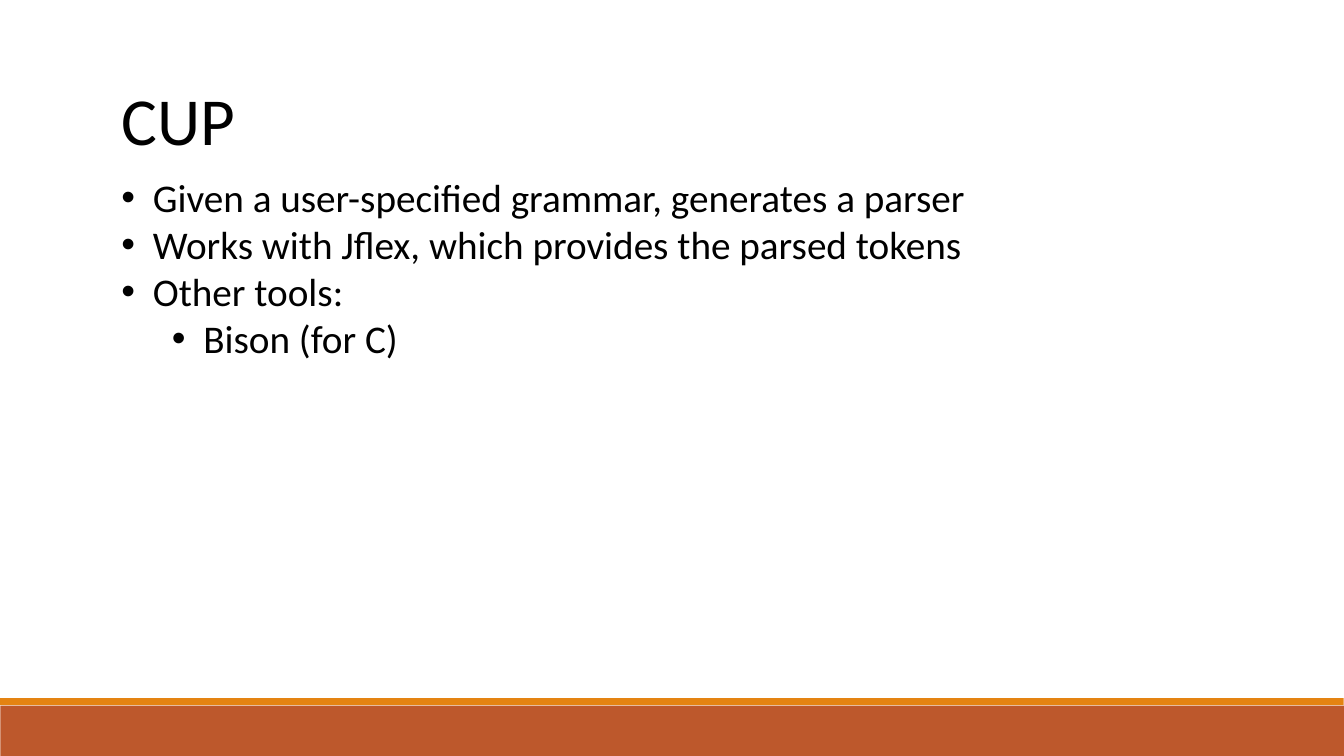
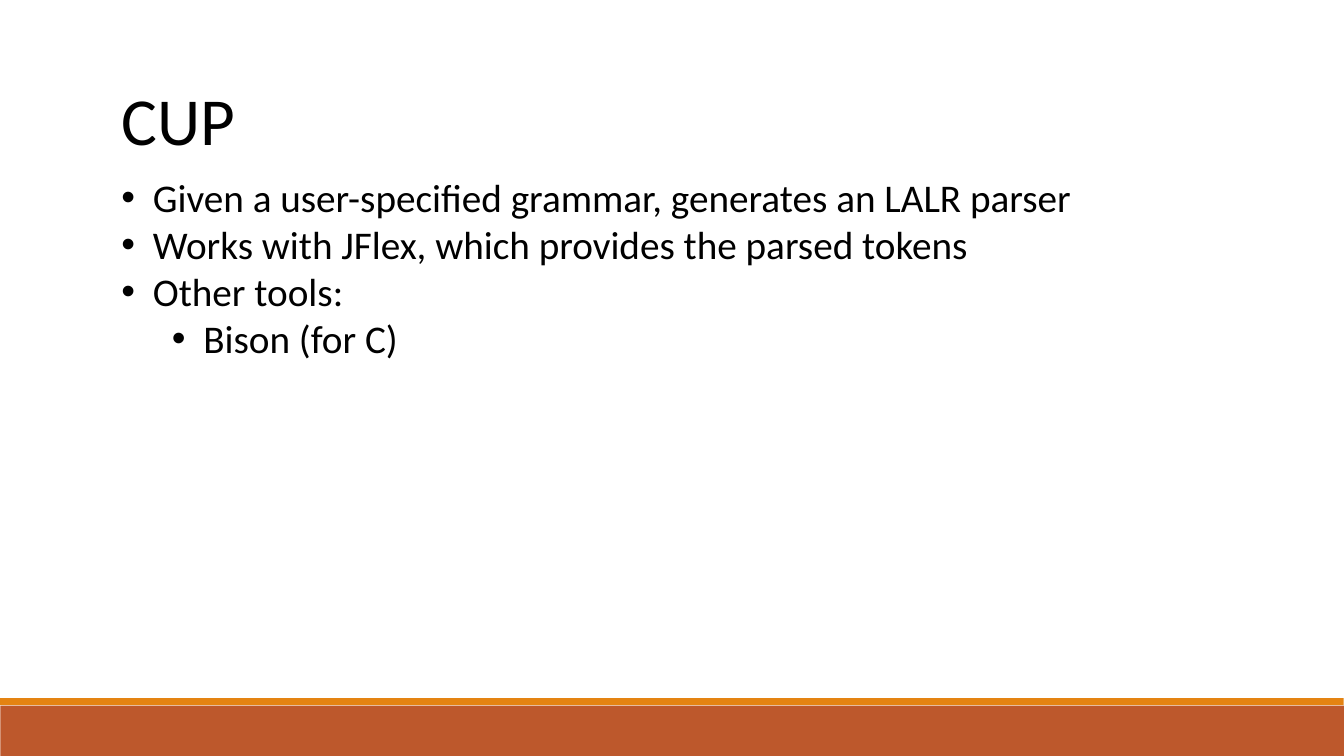
Before and after one commit to raghadzeidan/COMPILATION_TAU_FOR_STUDENTS, a slide deck: slide 68 of new_slides/bottom_up_parsing.pptx. Drawn at 1344x756 pixels with LibreOffice and Linux fonts; fonts in the diff are those of the drawing. Boxes give left, top, right and bottom in pixels: in the first picture for what was removed or moved away, otherwise in the second. Text is boxed around its words. In the diff, an @@ line names an element or a change of style, - is before the commit and + after.

Commit message:
updating slides

```diff
--- a/new_slides/bottom_up_parsing.pptx
+++ b/new_slides/bottom_up_parsing.pptx
@@ text at <box>153,184,1071,266</box>: text changed @@
-• Given a user-specified grammar, generates a parser
-• Works with Jflex, which provides the parsed tokens
+• Given a user-specified grammar, generates an LALR parser
+• Works with JFlex, which provides the parsed tokens
```
Also in this commit, not shown: 1 other slide changed, 1 other file.
